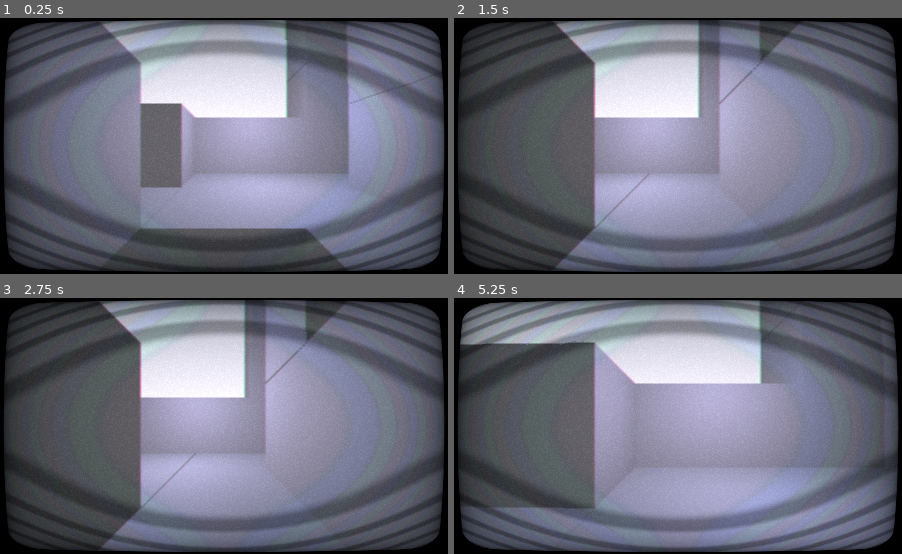
Above: before the commit, frames 1-4 (two rows, left to right).
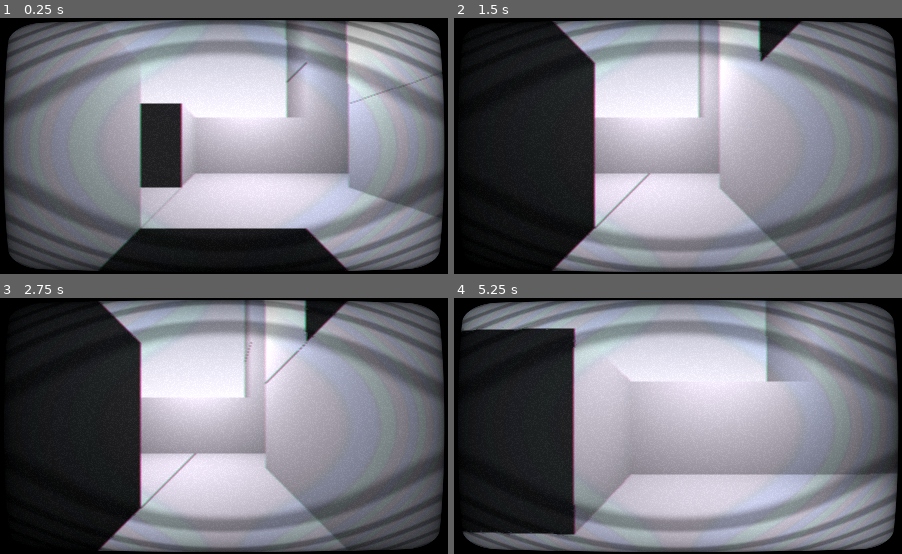
Above: after the commit, the same moments.

Repository: kiwijuice56/dungeon-crawler
Game: Godot game, scene res://main/main.tscn
Two runs of this game, one before a commit and one after it. Both use one fixed random seed, a clock stepped at 60 frames per second and the inputs below. A sky picture missing from this copy of the repository is replaced by a grey-blue gradient.
Inputs:
- Up to frame 1 (0.25 s): no input
- Up to frame 2 (1.5 s): tap Enter at 0.5 s; hold D (right) 0.53-1.28 s; hold S (down) from 1.28 s (still down)
- Up to frame 3 (2.75 s): tap Space at 2 s; release S (down) at 2.03 s; hold D (right) from 2.03 s (still down)
- Up to frame 4 (5.25 s): tap Enter at 2.75, 5 s; release D (right) at 2.78 s; hold W (up) 2.78-3.53 s; hold A (left) 3.53-5.03 s; tap Space at 4.25 s; hold S (down) from 5.03 s (still down)

The runs differ from the first frame. In frame 1, 51% of the frame differs, in the area x 5-99%, y 1-100%; in frame 2, 55%; in frame 3, 55%; in frame 4, 63%, in the area x 0-99%, y 0-99%.

Commit message:
Walking polish

Diff:
--- a/main/main.tscn
+++ b/main/main.tscn
@@ -1,6 +1,6 @@
 [gd_scene load_steps=9 format=3 uid="uid://d2k1cbx47d3ov"]
 
-[ext_resource type="MeshLibrary" uid="uid://mxewicwoprq1" path="res://main/grid_sets/basic_grid_set.tres" id="1_jc0hx"]
+[ext_resource type="MeshLibrary" uid="uid://mxewicwoprq1" path="res://main/room/grid_sets/basic_grid_set.tres" id="1_jc0hx"]
 [ext_resource type="PackedScene" uid="uid://dos4ovvsfyhpv" path="res://main/player/player.tscn" id="2_3gjuy"]
 [ext_resource type="Texture2D" uid="uid://bcxyqnv3eksiv" path="res://main/room/sky.jpg" id="3_cerir"]
 [ext_resource type="Shader" path="res://main/crt.gdshader" id="4_fqoaa"]
@@ -14,6 +14,7 @@
 [sub_resource type="Environment" id="Environment_od7lq"]
 background_mode = 2
 sky = SubResource("Sky_0vepx")
+ambient_light_sky_contribution = 0.0
 
 [sub_resource type="ShaderMaterial" id="ShaderMaterial_sj6lp"]
 shader = ExtResource("4_fqoaa")
@@ -62,8 +63,9 @@
 environment = SubResource("Environment_od7lq")
 
 [node name="OmniLight3D" type="OmniLight3D" parent="Room"]
-transform = Transform3D(1, 0, 0, 0, 1, 0, 0, 0, 1, -1, 2, 0)
-light_color = Color(0.623529, 0.639216, 1, 1)
+transform = Transform3D(1, 0, 0, 0, 1, 0, 0, 0, 1, -1, 3, 0)
+light_color = Color(0.733333, 0.760784, 0.866667, 1)
+light_energy = 4.323
 
 [node name="CRTFilter" type="ColorRect" parent="."]
 material = SubResource("ShaderMaterial_sj6lp")
--- a/main/player/player.gd
+++ b/main/player/player.gd
@@ -2,18 +2,23 @@
 extends Node3D
 
 var STEP: float = 1.0
-var TURN_SPEED: float = 0.35
-var MOVE_SPEED: float = 0.2
+var TURN_SPEED: float = 0.38
+var MOVE_SPEED: float = 0.25
+var ROLL: float = 0.04
 
 var INPUT: Array[String] = ["up", "down", "left", "right", "turn_left", "turn_right"]
 var DIR: Dictionary = {"up": Vector3(0, 0, -1), "down": Vector3(0, 0, 1), "left": Vector3(-1, 0, 0), "right": Vector3(1, 0, 0)}
 
 var input_queue: Array[String]
 var angle: float = 0
+var roll: float = 0
 
 var tween: Tween
+var roll_tween: Tween
 
 func _process(delta: float) -> void:
+	%Camera3D.rotation.z = lerp(%Camera3D.rotation.z, roll, delta * 12)
+
 	for inp in INPUT:
 		var idx: int = input_queue.find(inp)
 		if Input.is_action_just_pressed(inp):
@@ -22,33 +27,46 @@
 			input_queue.append(inp)
 		if not Input.is_action_pressed(inp) and inp in input_queue:
 			input_queue.remove_at(idx)
+
+	if is_instance_valid(tween):
+		return
+
+	roll = 0
+
 	if len(input_queue) == 0:
 		return
-	if is_instance_valid(tween):
-		return
+
 	var inp: String = input_queue[-1]
 	if inp in DIR:
-		move(DIR[inp])
-	if inp == "turn_left":
-		angle += 1
-		turn()
-	if inp == "turn_right":
-		angle -= 1
+		move(inp)
+
+	if inp in ["turn_left", "turn_right"]:
+		var mult: float = -1 if inp == "turn_right" else 1
+		angle += 1 * mult
 		turn()
 
 func turn() -> void:
-	tween = get_tree().create_tween()
+	tween = get_tree().create_tween().set_trans(Tween.TRANS_CUBIC).set_ease(Tween.EASE_OUT)
 	tween.tween_property(self, "rotation:y", PI / 2 * angle, TURN_SPEED)
 	await tween.finished
 	tween = null
 
-func move(relative_dir: Vector3) -> void:
-	var dir = relative_dir.rotated(Vector3(0, 1, 0), PI / 2 * angle)
+func move(inp: String) -> void:
+	var dir: Vector3 = DIR[inp].rotated(Vector3(0, 1, 0), PI / 2 * angle)
 
-	%RayCast3D.target_position = relative_dir
+	%RayCast3D.target_position = DIR[inp]
 	%RayCast3D.force_raycast_update()
 	if %RayCast3D.is_colliding():
 		return
+
+	%Camera3D/AnimationPlayer.stop()
+	%Camera3D/AnimationPlayer.play("bob")
+	%StepPlayer.playing = true
+
+	if inp == "left":
+		roll = ROLL
+	if inp == "right":
+		roll = -ROLL
 
 	tween = get_tree().create_tween().set_trans(Tween.TRANS_LINEAR).set_ease(Tween.EASE_IN_OUT)
 	tween.tween_property(self, "position", position + dir * STEP, MOVE_SPEED)
--- a/main/player/player.tscn
+++ b/main/player/player.tscn
@@ -1,6 +1,56 @@
-[gd_scene load_steps=2 format=3 uid="uid://dos4ovvsfyhpv"]
+[gd_scene load_steps=6 format=3 uid="uid://dos4ovvsfyhpv"]
 
 [ext_resource type="Script" path="res://main/player/player.gd" id="1_blhgx"]
+[ext_resource type="AudioStream" uid="uid://divb6fnhskruu" path="res://main/player/step/solid_step.tres" id="2_itxht"]
+
+[sub_resource type="Animation" id="Animation_608c5"]
+length = 0.001
+tracks/0/type = "bezier"
+tracks/0/imported = false
+tracks/0/enabled = true
+tracks/0/path = NodePath(".:position:z")
+tracks/0/interp = 1
+tracks/0/loop_wrap = true
+tracks/0/keys = {
+"handle_modes": PackedInt32Array(0),
+"points": PackedFloat32Array(0.5, -0.25, 0, 0.25, 0),
+"times": PackedFloat32Array(0)
+}
+tracks/1/type = "value"
+tracks/1/imported = false
+tracks/1/enabled = true
+tracks/1/path = NodePath(".:position")
+tracks/1/interp = 1
+tracks/1/loop_wrap = true
+tracks/1/keys = {
+"times": PackedFloat32Array(0),
+"transitions": PackedFloat32Array(1),
+"update": 0,
+"values": [Vector3(0, 0.5, 0.5)]
+}
+
+[sub_resource type="Animation" id="Animation_bl0xc"]
+resource_name = "bob"
+length = 0.25
+step = 0.001
+tracks/0/type = "value"
+tracks/0/imported = false
+tracks/0/enabled = true
+tracks/0/path = NodePath(".:position")
+tracks/0/interp = 1
+tracks/0/loop_wrap = true
+tracks/0/keys = {
+"times": PackedFloat32Array(0, 0.102, 0.25),
+"transitions": PackedFloat32Array(1, 1, 1),
+"update": 0,
+"values": [Vector3(0, 0.5, 0.5), Vector3(0, 0.55, 0.5), Vector3(0, 0.5, 0.5)]
+}
+
+[sub_resource type="AnimationLibrary" id="AnimationLibrary_lsrqb"]
+_data = {
+"RESET": SubResource("Animation_608c5"),
+"bob": SubResource("Animation_bl0xc")
+}
 
 [node name="Player" type="Node3D"]
 script = ExtResource("1_blhgx")
@@ -9,7 +59,19 @@
 unique_name_in_owner = true
 transform = Transform3D(1, 0, 0, 0, 1, 0, 0, 0, 1, 0, 0.5, 0.5)
 
+[node name="AnimationPlayer" type="AnimationPlayer" parent="Camera3D"]
+libraries = {
+"": SubResource("AnimationLibrary_lsrqb")
+}
+
 [node name="RayCast3D" type="RayCast3D" parent="."]
 unique_name_in_owner = true
 transform = Transform3D(1, 0, 0, 0, 1, 0, 0, 0, 1, 0, 0.469976, 0)
 target_position = Vector3(0, 0, -1)
+
+[node name="StepPlayer" type="AudioStreamPlayer3D" parent="."]
+unique_name_in_owner = true
+stream = ExtResource("2_itxht")
+volume_db = -9.0
+unit_size = 5.0
+pitch_scale = 1.1
--- /dev/null
+++ b/main/player/step/solid_step.tres
@@ -0,0 +1,15 @@
+[gd_resource type="AudioStreamRandomizer" load_steps=4 format=3 uid="uid://divb6fnhskruu"]
+
+[ext_resource type="AudioStream" uid="uid://c2855lx4k1myj" path="res://main/player/step/solid_1.ogg" id="1_4v0up"]
+[ext_resource type="AudioStream" uid="uid://by5ylfb0tx68y" path="res://main/player/step/solid_2.ogg" id="2_1a2qg"]
+[ext_resource type="AudioStream" uid="uid://dsvmqu0syrgl8" path="res://main/player/step/solid_3.ogg" id="3_i8o3b"]
+
+[resource]
+random_pitch = 1.1
+streams_count = 3
+stream_0/stream = ExtResource("1_4v0up")
+stream_0/weight = 1.0
+stream_1/stream = ExtResource("2_1a2qg")
+stream_1/weight = 1.0
+stream_2/stream = ExtResource("3_i8o3b")
+stream_2/weight = 1.0
--- a/main/grid_sets/basic_grid_set.tscn
+++ b/main/room/grid_sets/basic_grid_set.tscn
@@ -1,6 +1,8 @@
-[gd_scene load_steps=3 format=3 uid="uid://dt44voqh6wvfr"]
+[gd_scene load_steps=4 format=3 uid="uid://dt44voqh6wvfr"]
 
 [sub_resource type="BoxMesh" id="BoxMesh_w68h7"]
+
+[sub_resource type="StandardMaterial3D" id="StandardMaterial3D_p8sbk"]
 
 [sub_resource type="ConcavePolygonShape3D" id="ConcavePolygonShape3D_s864i"]
 data = PackedVector3Array(-0.5, 0.5, 0.5, 0.5, 0.5, 0.5, -0.5, -0.5, 0.5, 0.5, 0.5, 0.5, 0.5, -0.5, 0.5, -0.5, -0.5, 0. …(500 unchanged characters)…
@@ -9,6 +11,7 @@
 
 [node name="MeshInstance3D" type="MeshInstance3D" parent="."]
 mesh = SubResource("BoxMesh_w68h7")
+surface_material_override/0 = SubResource("StandardMaterial3D_p8sbk")
 
 [node name="StaticBody3D" type="StaticBody3D" parent="MeshInstance3D"]
 
Not shown, added: main/player/step/solid_1.ogg.import
Not shown, added: main/player/step/solid_2.ogg.import
Not shown, added: main/player/step/solid_3.ogg.import
Not shown: 2 places in main/room/grid_sets/basic_grid_set.tres that only renumber resources
Not shown, added: main/player/step/solid_1.ogg
Not shown, added: main/player/step/solid_2.ogg
Not shown, added: main/player/step/solid_3.ogg
